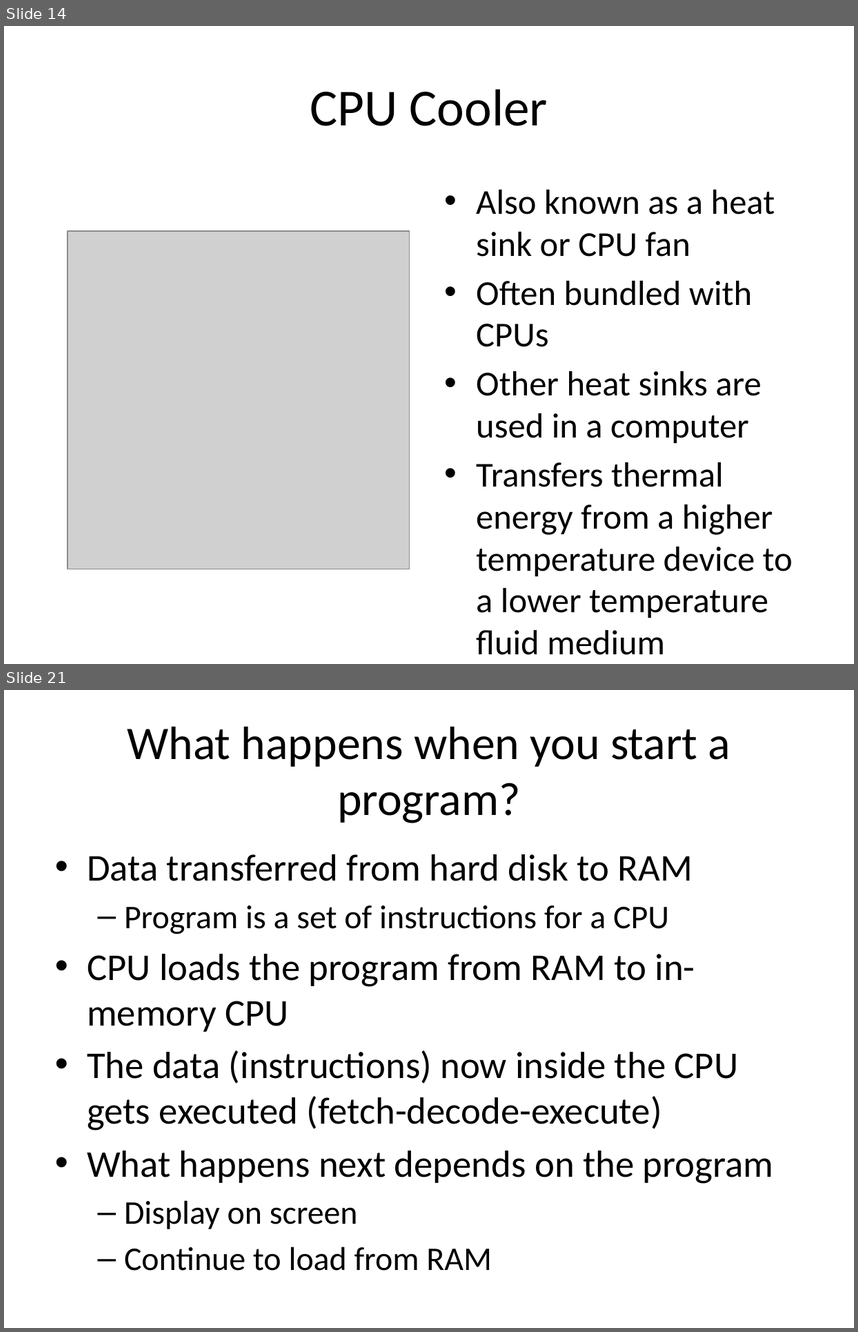
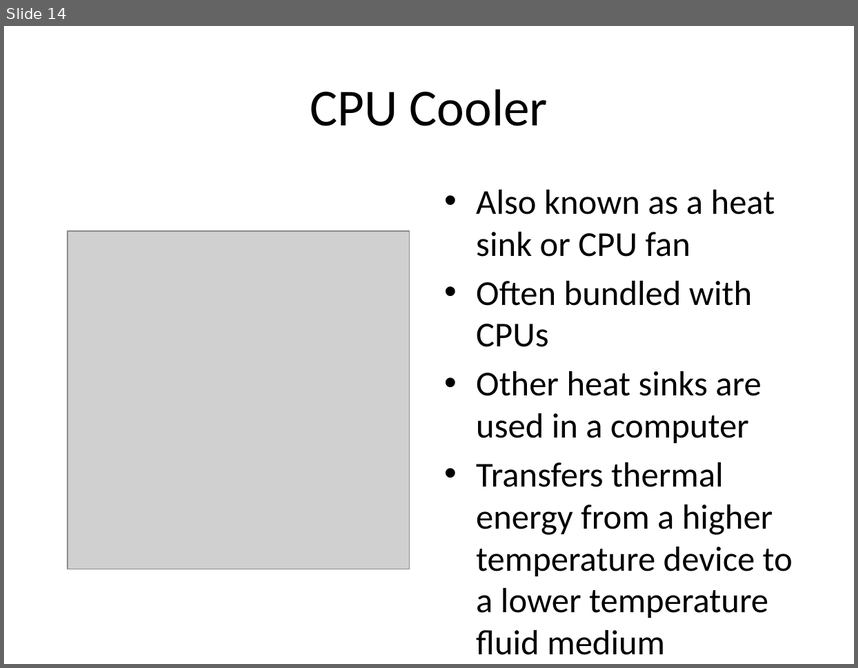
Before and after one commit to bstack/itt, a slide deck: architecture_os_and_networking/computer_architecture/Computer_anatomy_004.pptx. Shown one above the other, each under a label of ours: slides 14 and 21 before the commit, slide 14 after it; the slides between them are not shown. The pictures are 858x1332 and 858x668 pixels, drawn with LibreOffice and Linux fonts; fonts in the diff are those of the drawing; grey boxes stand for pictures. Boxes give left, top, right and bottom in pixels: in the first picture for what was removed or moved away, otherwise in the second. Text is boxed around its words. In the diff, an @@ line names an element or a change of style, - is before the commit and + after.

```diff
--- a/architecture_os_and_networking/computer_architecture/Computer_anatomy_004.pptx
+++ b/architecture_os_and_networking/computer_architecture/Computer_anatomy_004.pptx
@@ slide 21 removed at [4,690,854,1328], background #FFFFFF @@
@@ title removed at [127,727,731,823] @@
-What happens when you start a program?
@@ text removed at [87,854,774,1270] @@
-• Data transferred from hard disk to RAM
-  – Program is a set of instructions for a CPU
-• CPU loads the program from RAM to in-memory CPU
-• The data (instructions) now inside the CPU gets executed (fetch-decode-execute)
-• What happens next depends on the program
-  – Display on screen
-  – Continue to load from RAM
```
Also in this commit, not shown: 6 other slides removed, 1 other file.
